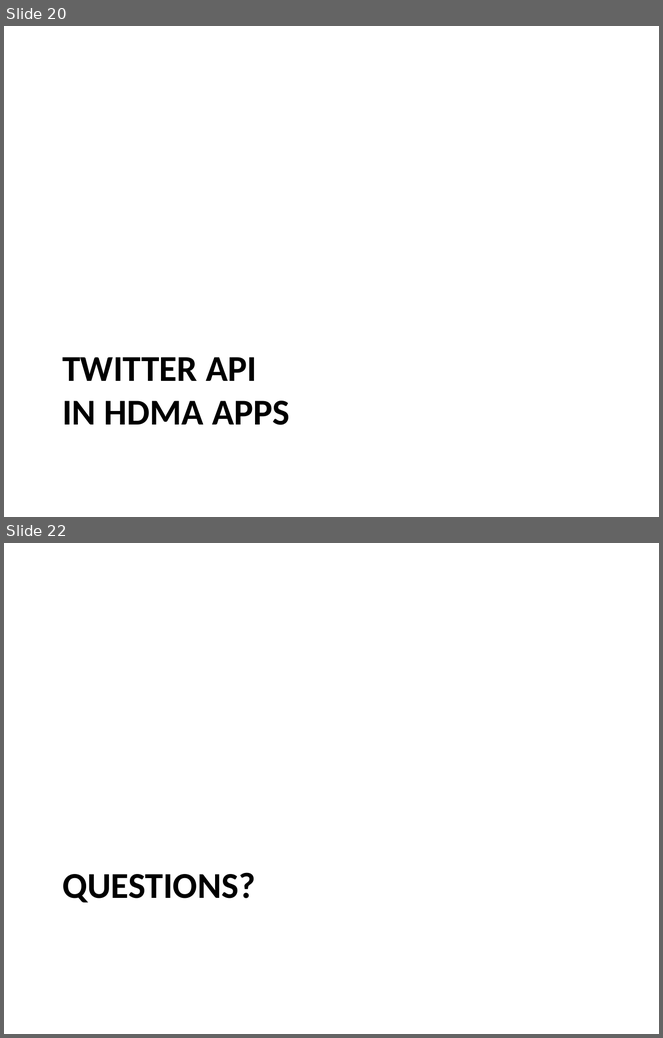
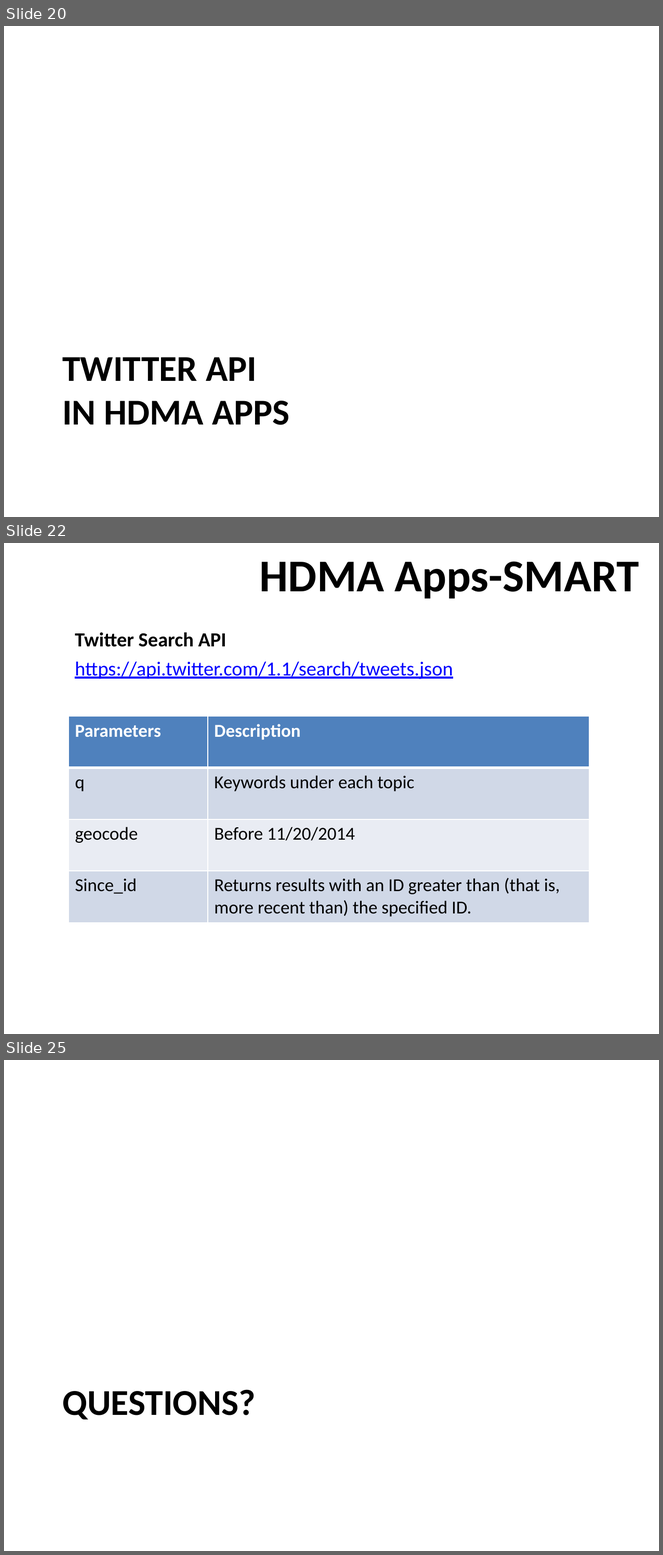
Before and after one commit to ediyacoo/ediyacoo.github.io, a slide deck: talks/twitterAPI/twitterAPI.pptx. Shown one above the other, each under a label of ours: slides 20 and 22 before the commit, slides 20, 22 and 25 after it; the slides between them are not shown. The pictures are 663x1038 and 663x1555 pixels, drawn with LibreOffice and Linux fonts; fonts in the diff are those of the drawing. Boxes give left, top, right and bottom in pixels: in the first picture for what was removed or moved away, otherwise in the second. Text is boxed around its words. In the diff, an @@ line names an element or a change of style, - is before the commit and + after.

Commit message:
upate twitterAPI

```diff
--- a/talks/twitterAPI/twitterAPI.pptx
+++ b/talks/twitterAPI/twitterAPI.pptx
@@ slide 22 added at (4, 543, 659, 1034), background #FFFFFF @@
@@ text added at (260, 561, 639, 599), 50 pt, text #000000, bold @@
+HDMA Apps-SMART
@@ text added at (75, 632, 227, 647), 22 pt, text #000000, bold @@
+Twitter Search API
@@ text added at (75, 662, 453, 679), 22 pt, text #0000FF, underline @@
+https://api.twitter.com/1.1/search/tweets.json
@@ table added at (68, 717, 590, 923), 4 rows, 2 columns @@
+Parameters | Description
+q | Keywords under each topic
+geocode | Before 11/20/2014
+Since_id | Returns results with an ID greater than (that is, more recent than) the specified ID.
@@ what was slide 22 is now slide 25 @@
```
Also in this commit, not shown: 2 other slides added.
